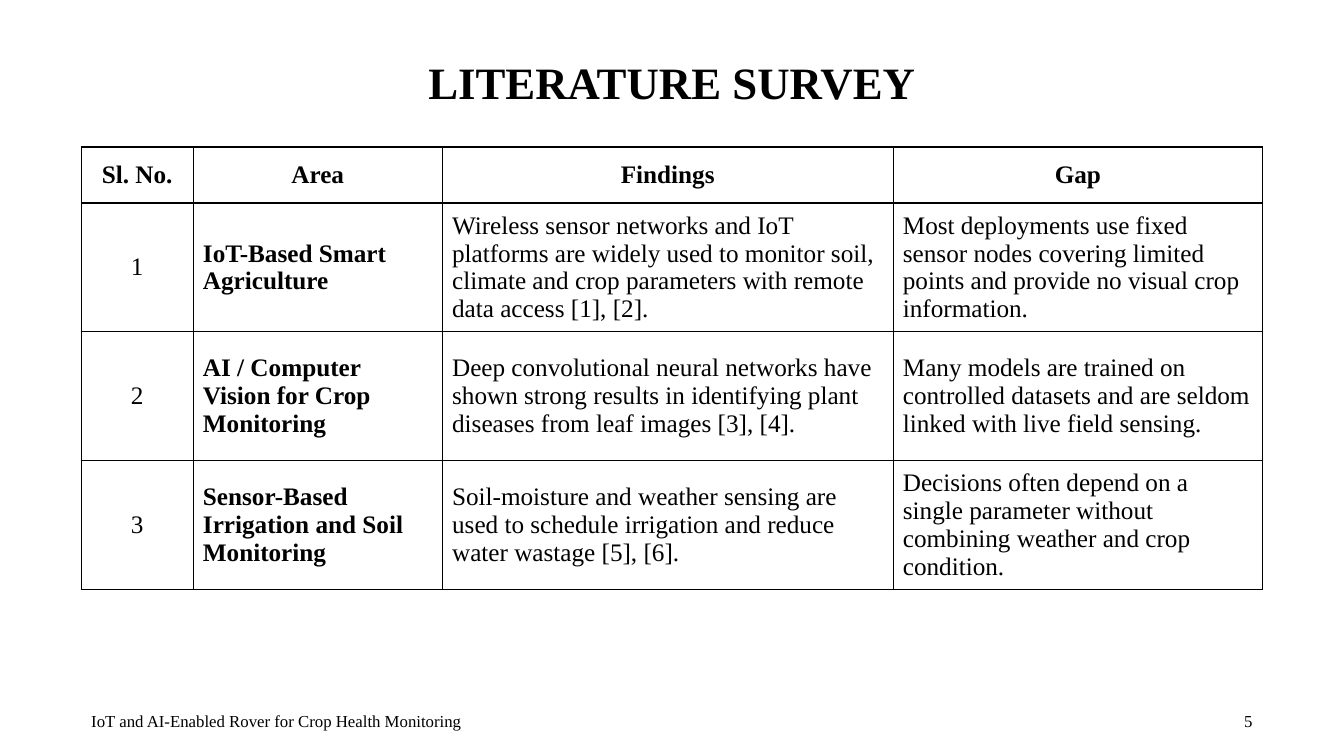
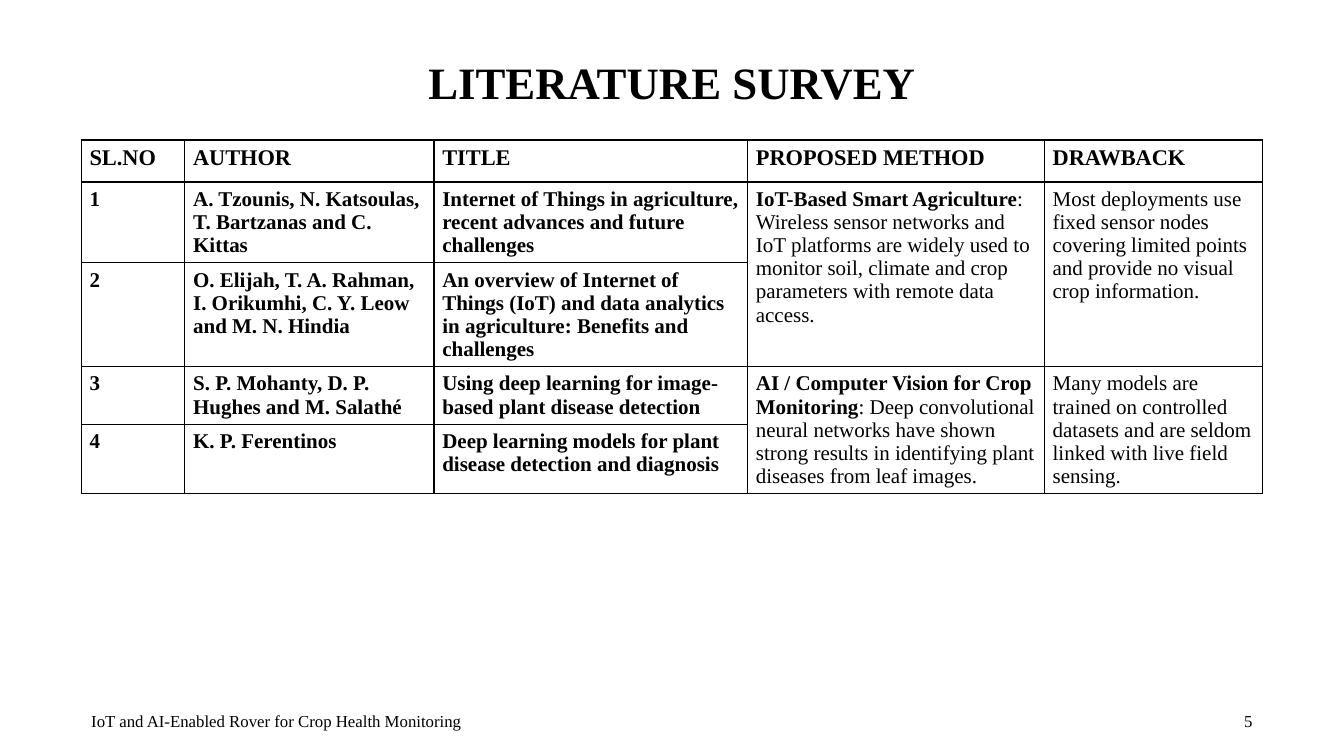
Before and after one commit to shreymusician/mini-project, a slide deck: slide 5 of presentation/Final PPT.pptx. Drawn at 1344x756 pixels with LibreOffice and Linux fonts; fonts in the diff are those of the drawing. Boxes give left, top, right and bottom in pixels: in the first picture for what was removed or moved away, otherwise in the second. Text is boxed around its words. In the diff, an @@ line names an element or a change of style, - is before the commit and + after.

Commit message:
Updated Literature Survey

```diff
--- a/presentation/Final PPT.pptx
+++ b/presentation/Final PPT.pptx
@@ table at (x1=82, y1=140, x2=1263, y2=518) @@
-Sl. No. | Area | Findings | Gap
-1 | IoT-Based Smart Agriculture | Wireless sensor networks and IoT platforms are widely used to monitor soil, climate and crop parameters with remote data access [1], [2]. | Most deployments use fixed sensor nodes covering limited points and provide no visual crop information.
-2 | AI / Computer Vision for Crop Monitoring | Deep convolutional neural networks have shown strong results in identifying plant diseases from leaf images [3], [4]. | Many models are trained on controlled datasets and are seldom linked with live field sensing.
-3 | Sensor-Based Irrigation and Soil Monitoring | Soil-moisture and weather sensing are used to schedule irrigation and reduce water wastage [5], [6]. | Decisions often depend on a single parameter without combining weather and crop condition.
+SL.NO | AUTHOR | TITLE | PROPOSED METHOD | DRAWBACK
+1 | A. Tzounis, N. Katsoulas, T. Bartzanas and C. Kittas | Internet of Things in agriculture, recent advances and future challenges | IoT-Based Smart Agriculture: Wireless sensor networks and IoT platforms are widely used to monitor soil, climate and crop parameters with remote data access. | Most deployments use fixed sensor nodes covering limited points and provide no visual crop information.
+2 | O. Elijah, T. A. Rahman, I. Orikumhi, C. Y. Leow and M. N. Hindia | An overview of Internet of Things (IoT) and data analytics in agriculture: Benefits and challenges |  | 
+3 | S. P. Mohanty, D. P. Hughes and M. Salathé | Using deep learning for image-based plant disease detection | AI / Computer Vision for Crop Monitoring: Deep convolutional neural networks have shown strong results in identifying plant diseases from leaf images. | Many models are trained on controlled datasets and are seldom linked with live field sensing.
+4 | K. P. Ferentinos | Deep learning models for plant disease detection and diagnosis |  | 
@@ table resized from (x1=82, y1=147, x2=1263, y2=602) to (x1=82, y1=140, x2=1263, y2=518) @@
```
Also in this commit, not shown: 1 other slide changed, 1 slide added.
